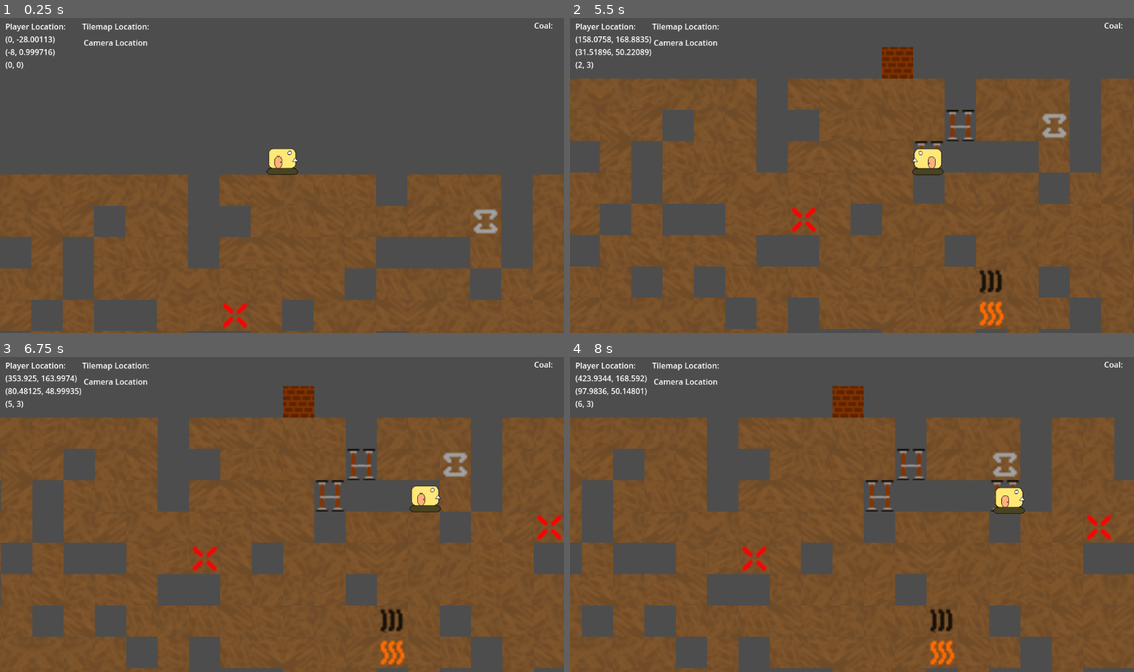
Above: before the commit, frames 1-4 (two rows, left to right).
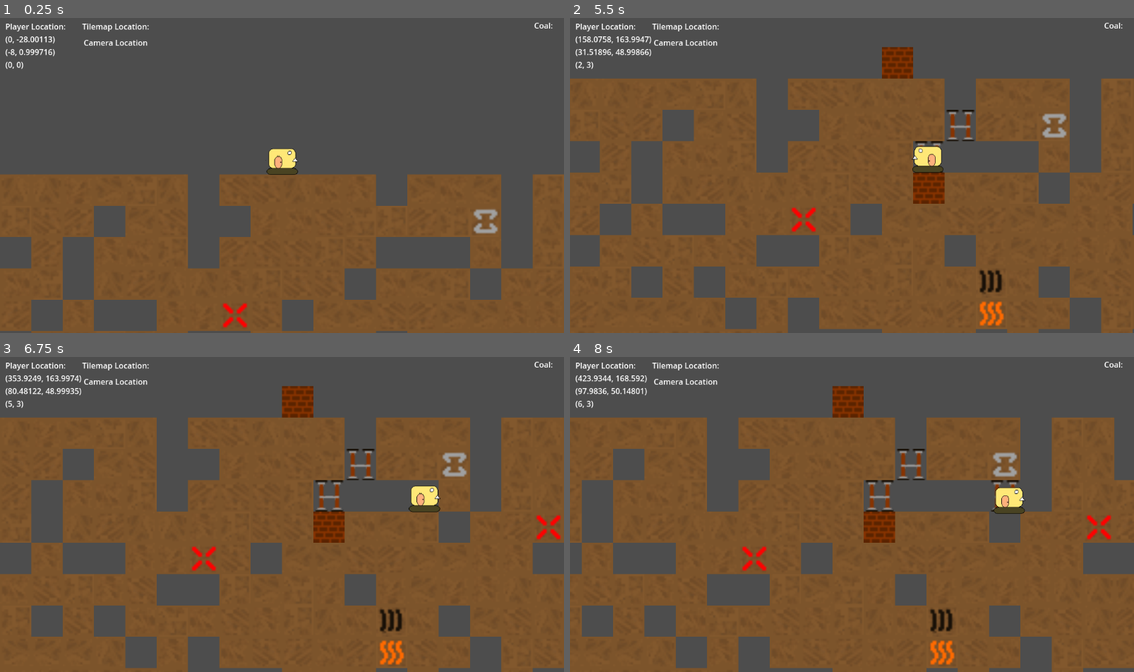
Above: after the commit, the same moments.

Repository: TrakeMuldoon/GodotMineTower
Game: Godot game, scene res://World/world.tscn
Two runs of this game, one before a commit and one after it. Both use one fixed random seed, a clock stepped at 60 frames per second and the inputs below.
Inputs:
- Up to frame 1 (0.25 s): no input
- Up to frame 2 (5.5 s): hold D (go_right) 0.53-1.28 s; hold M (Mine) 0.53-1.28 s; tap Z (Wall) at 0.8, 1.35, 3.05, 3.6, 5.3 s; hold S (go_down) 1.28-2.03 s; tap X (Mark, bound only after the commit) at 1.55, 2.1, 3.8, 4.35 s; hold D (go_right) 2.03-2.78 s; hold M (Mine) 2.03-2.78 s; hold Up (go_up) 2.78-3.53 s; tap M (Mine) at 2.85, 4.55 s; hold A (go_left) 3.53-5.03 s; hold S (go_down) from 5.03 s (still down); hold M (Mine) from 5.03 s (still down)
- Up to frame 3 (6.75 s): release S (go_down) at 5.78 s; release M (Mine) at 5.78 s; hold D (go_right) 5.78-6.53 s; tap Z (Wall) at 5.85 s; tap X (Mark, bound only after the commit) at 6.05, 6.6 s; hold Up (go_up) from 6.53 s (still down); hold M (Mine) from 6.53 s (still down)
- Up to frame 4 (8 s): tap Enter at 7.25 s; release Up (go_up) at 7.28 s; release M (Mine) at 7.28 s; hold D (go_right) from 7.28 s (still down); tap M (Mine) at 7.35 s; tap Z (Wall) at 7.55 s

The runs differ from the first frame. In frame 1, less than 0.1% of the frame differs, in the area x 5-100%, y 54-90%; in frame 2, 0.8%; in frame 3, 2.2%, in the area x 0-100%, y 5-100%; in frame 4, 0.6%.

Commit message:
Added the ability to Mark a cell, just to test out where the minecart is

Diff:
--- a/Characters/tank_character.gd
+++ b/Characters/tank_character.gd
@@ -5,6 +5,7 @@
 signal character_moved
 signal drilled
 signal build_wall
+signal mark_my_cell
 
 # Get the gravity from the project settings to be synced with RigidBody nodes.
 var gravity = ProjectSettings.get_setting("physics/2d/default_gravity")
@@ -16,6 +17,12 @@
 var drill_down_counter = 0
 var drill_side_counter = 0
 func _physics_process(delta):
+	if Input.is_action_just_pressed("Mark"):
+		Get_My_Cell()
+
+	if Input.is_action_pressed("Mine") and is_on_floor():
+		pass
+
 	if Input.is_action_just_pressed("Wall") and is_on_floor():
 		Build_Wall_Maybe()
 	# Add the gravity.
@@ -60,11 +67,9 @@
 
 	character_moved.emit(position)
 
-func Build_Wall_Maybe():
-	if $Headroom.has_overlapping_bodies():
-		return
-	velocity.y = Jump_Velocity * 0.1
-	var pos = Vector2(position.x, position.y)
+func Get_My_Cell():
+	#var pos = Vector2(position.x, position.y)
+	var pos = $MarkPos.global_position
 	var l2m = tilemap.local_to_map(pos)
 	if l2m.y < 0:
 		l2m.y -= 4
@@ -72,15 +77,24 @@
 		l2m.x -= 4
 	l2m.y = l2m.y / 4
 	l2m.x = l2m.x / 4
-	position.y -= 64
-	build_wall.emit(l2m)
+	#mark_my_cell.emit(l2m)
+	return l2m
+
+func Build_Wall_Maybe():
+	if $Headroom.has_overlapping_bodies():
+		return
+
+	var my_loc = Get_My_Cell()
+
+	position.y -= 64 # move me out of the way
+	velocity.y = Jump_Velocity * 0.1
+
+	build_wall.emit(my_loc)
 
 func Drill_Down():
 	velocity.y = Jump_Velocity * 0.1
 	var pos = Vector2(position.x, position.y + 32)
 	var l2m = tilemap.local_to_map(pos)
-	#if l2m.y < 0:
-	#	l2m.y -= 4
 	if l2m.x < 0:
 		l2m.x -= 4
 	l2m.y = l2m.y / 4
--- a/Characters/tank_character.tscn
+++ b/Characters/tank_character.tscn
@@ -49,6 +49,9 @@
 [node name="BackupCharacter" type="CharacterBody2D"]
 script = ExtResource("1_p4ov2")
 
+[node name="MarkPos" type="Marker2D" parent="."]
+position = Vector2(3, 20)
+
 [node name="AnimatedSprite2D" type="AnimatedSprite2D" parent="."]
 position = Vector2(0, -2)
 sprite_frames = SubResource("SpriteFrames_8i8wp")
--- a/TileSets/GroundMap.gd
+++ b/TileSets/GroundMap.gd
@@ -36,10 +36,14 @@
 	var pick_int = a_float *  16
 	return Vector3(pick_int / 4, 0, int(pick_int) % 4)
 
+func MarkX(cell):
+	var deb_id = tile_set.get_source_id(1)
+	set_cell(0, cell, deb_id, Vector2(11,1))
+
 func BuildWall(cell):
 	var orig_cell_atlas = get_cell_atlas_coords(0, cell)
-	if orig_cell_atlas.y == 0:
-		return
+	#if orig_cell_atlas.y == 0:
+	#	return
 
 	var wall_atlas_coords = Vector2(0,3)
 	set_cell(0, cell, id, wall_atlas_coords)
@@ -47,12 +51,11 @@
 func DigThrough(cell):
 	var orig_cell_atlas = get_cell_atlas_coords(0, cell)
 
-	var new_atlas_coords = Vector2(5, 2)
+	var new_atlas_coords = Vector2(5, 2) #Empty
 	if orig_cell_atlas.y == 1:
 		#we hit ore!!!
 		new_atlas_coords.x = orig_cell_atlas.x + 4
 		new_atlas_coords.y = orig_cell_atlas.y
-
 	set_cell(0, cell, id, new_atlas_coords)
 
 func munge_three(x, y):
--- a/TileSets/worldlevel.gd
+++ b/TileSets/worldlevel.gd
@@ -20,3 +20,7 @@
 
 func _on_backup_character_build_wall(cell):
 	$GroundMap.BuildWall(cell)
+
+
+func _on_tank_character_mark_my_cell(cell):
+	$GroundMap.MarkX(cell)
--- a/TileSets/worldlevel.tres
+++ b/TileSets/worldlevel.tres
@@ -200,6 +200,9 @@
 0:3/0/physics_layer_0/linear_velocity = Vector2(0, 0)
 0:3/0/physics_layer_0/angular_velocity = 0.0
 0:3/0/physics_layer_0/polygon_0/points = PackedVector2Array(-8, -8, 8, -8, 8, 8, -8, 8)
+6:2/0 = 0
+6:2/0/physics_layer_0/linear_velocity = Vector2(0, 0)
+6:2/0/physics_layer_0/angular_velocity = 0.0
 
 [sub_resource type="TileSetAtlasSource" id="TileSetAtlasSource_08wd4"]
 texture = ExtResource("2_jyumg")
--- a/World/world.tscn
+++ b/World/world.tscn
@@ -32,3 +32,4 @@
 [connection signal="build_wall" from="TankCharacter" to="WorldLevel" method="_on_backup_character_build_wall"]
 [connection signal="character_moved" from="TankCharacter" to="HUD" method="_on_backup_character_character_moved"]
 [connection signal="drilled" from="TankCharacter" to="WorldLevel" method="_on_backup_character_drilled"]
+[connection signal="mark_my_cell" from="TankCharacter" to="WorldLevel" method="_on_tank_character_mark_my_cell"]
--- a/project.godot
+++ b/project.godot
@@ -56,6 +56,11 @@
 "events": [Object(InputEventKey,"resource_local_to_scene":false,"resource_name":"","device":-1,"window_id":0,"alt_pressed":false,"shift_pressed":false,"ctrl_pressed":false,"meta_pressed":false,"pressed":false,"keycode":0,"physical_keycode":90,"key_label":0,"unicode":122,"echo":false,"script":null)
 ]
 }
+Mark={
+"deadzone": 0.5,
+"events": [Object(InputEventKey,"resource_local_to_scene":false,"resource_name":"","device":-1,"window_id":0,"alt_pressed":false,"shift_pressed":false,"ctrl_pressed":false,"meta_pressed":false,"pressed":false,"keycode":0,"physical_keycode":88,"key_label":0,"unicode":120,"echo":false,"script":null)
+]
+}
 
 [physics]
 
Binary file changed: assets/UndergroundTileset.png
Not shown, changed: assets/TestTileset.pdn
